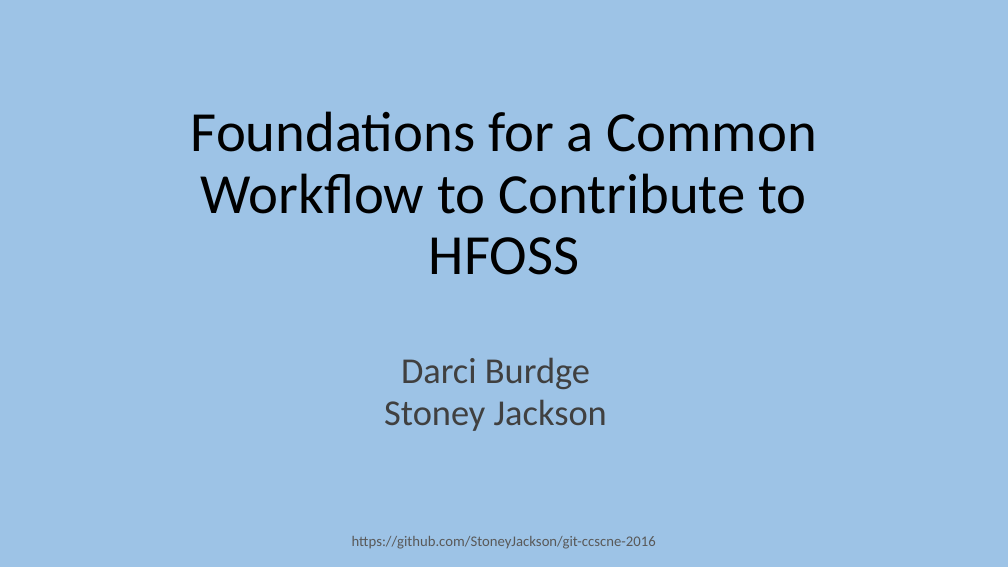
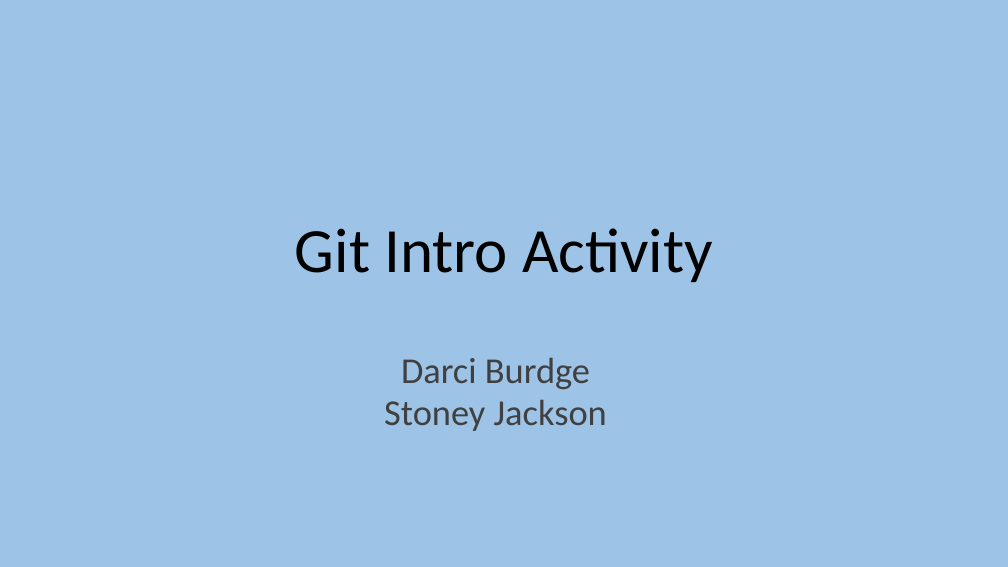
Before and after one commit to foss2serve/git-intro-activity, a slide deck: slide 1 of presentation.pptx. Drawn at 1008x567 pixels with LibreOffice and Linux fonts; fonts in the diff are those of the drawing; background and template pictures are left out. Boxes give left, top, right and bottom in pixels: in the first picture for what was removed or moved away, otherwise in the second. Text is boxed around its words. In the diff, an @@ line names an element or a change of style, - is before the commit and + after.

Commit message:
Added title, roles, and changed licensing placement. Specified location of git repository. Updated slides.

```diff
--- a/presentation.pptx
+++ b/presentation.pptx
@@ title at (295,228,712,282): text changed; size 54 to 60 pt @@
-Foundations for a Common Workflow to Contribute to HFOSS
+Git Intro Activity
@@ text removed at (352,536,656,549) @@
-https://github.com/StoneyJackson/git-ccscne-2016
```
Also in this commit, not shown: 3 other slides changed, 1 slide added, 1 slide removed, 1 other file.
